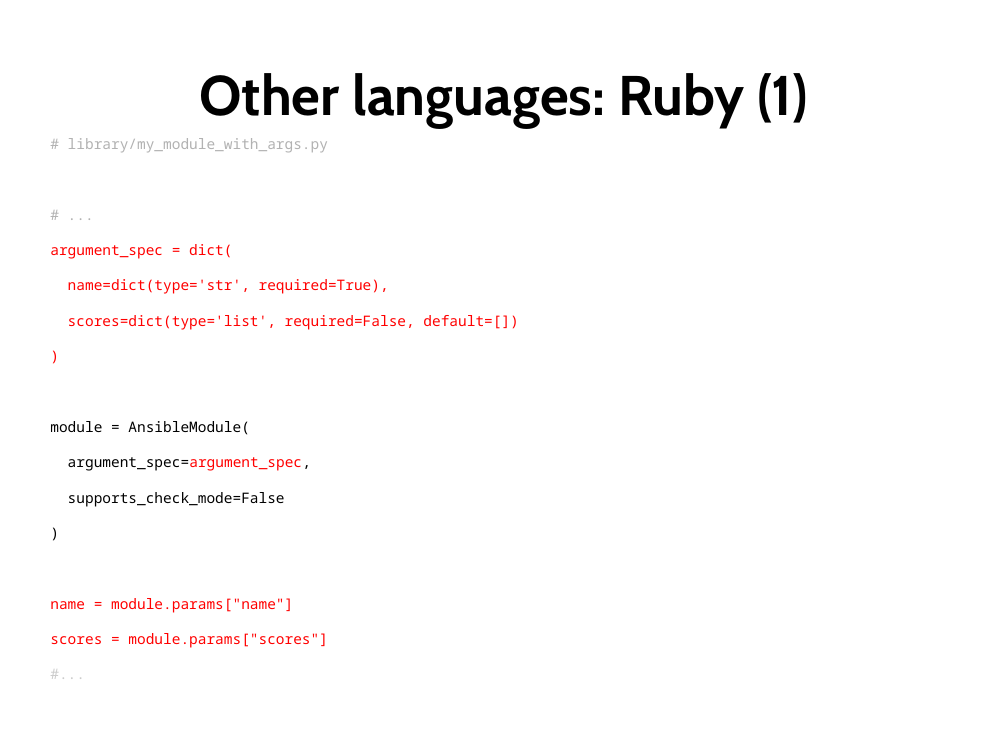
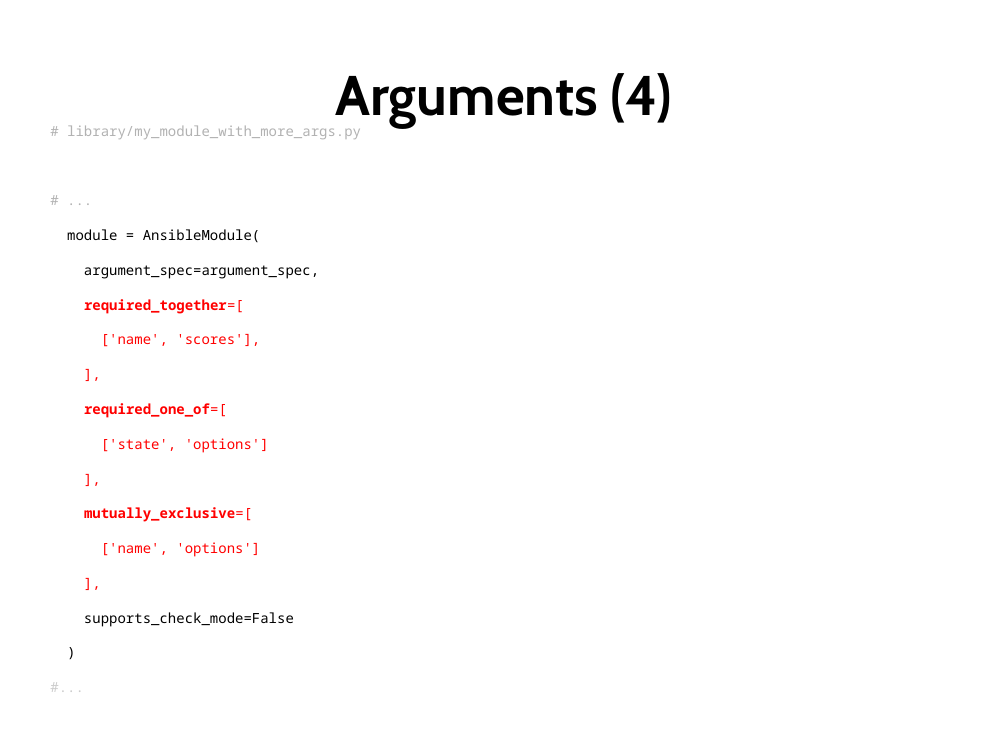
Before and after one commit to lipanski/ansible-custom-modules-demo, a slide deck: slide 16 of slides/custom-modules.odp. Drawn at 1008x756 pixels with LibreOffice and Linux fonts; fonts in the diff are those of the drawing. Boxes give left, top, right and bottom in pixels: in the first picture for what was removed or moved away, otherwise in the second. Text is boxed around its words. In the diff, an @@ line names an element or a change of style, - is before the commit and + after.

Commit message:
Ruby example

```diff
--- a/slides/custom-modules.odp
+++ b/slides/custom-modules.odp
@@ title at box(335, 73, 673, 128): text changed @@
-Other languages: Ruby (1)
+Arguments (4)
@@ text at box(67, 125, 361, 139): text changed; size 11.4 to 11 pt @@
-# library/my_module_with_args.py
+# library/my_module_with_more_args.py
@@ text at box(67, 229, 319, 627): size 11.4 to 11 pt in "# ...", "module = AnsibleModule(", "argument_spec=argument_spec,", "supports_check_mode=False" and 2 more places; text colour #FF0000 to #000000 in "argument_spec=argument_spec," @@
@@ text at box(50, 244, 518, 330): paragraphs removed @@
-argument_spec = dict(
-name=dict(type='str', required=True),
-scores=dict(type='list', required=False, default=[])
-)
@@ text at box(84, 299, 269, 557): paragraphs added @@
+required_together=[
+['name', 'scores'],
+],
+required_one_of=[
+['state', 'options']
+],
+mutually_exclusive=[
+['name', 'options']
+],
@@ text at box(50, 598, 328, 648): paragraphs removed @@
-name = module.params["name"]
-scores = module.params["scores"]
```
Also in this commit, not shown: 3 other slides changed, 1 slide added, 2 other files.
